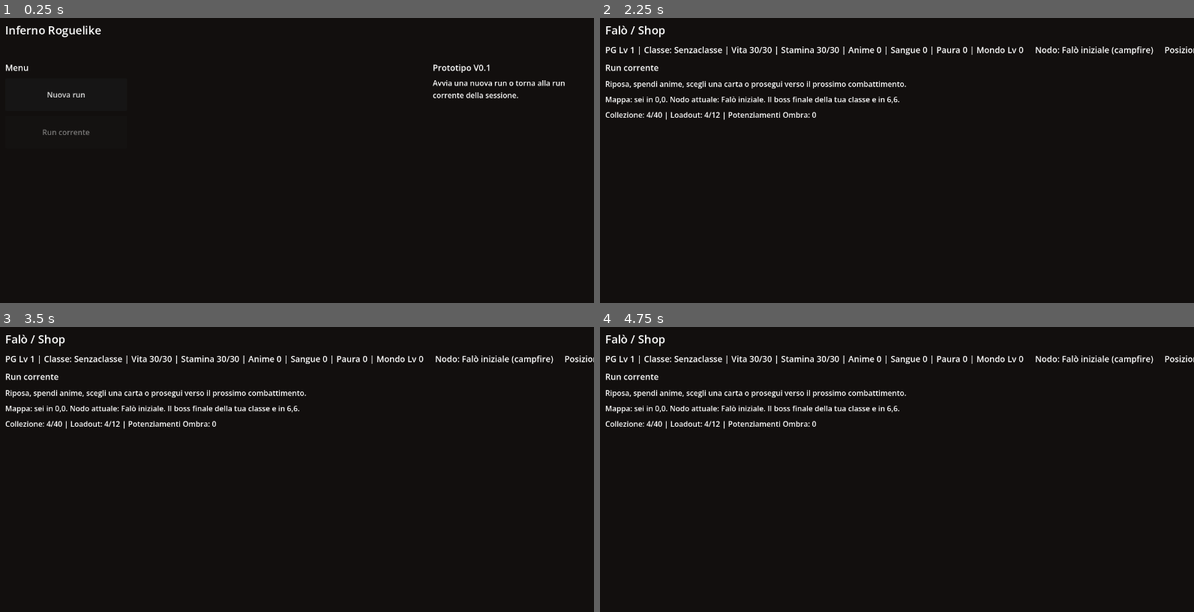
Above: before the commit, frames 1-4 (two rows, left to right).
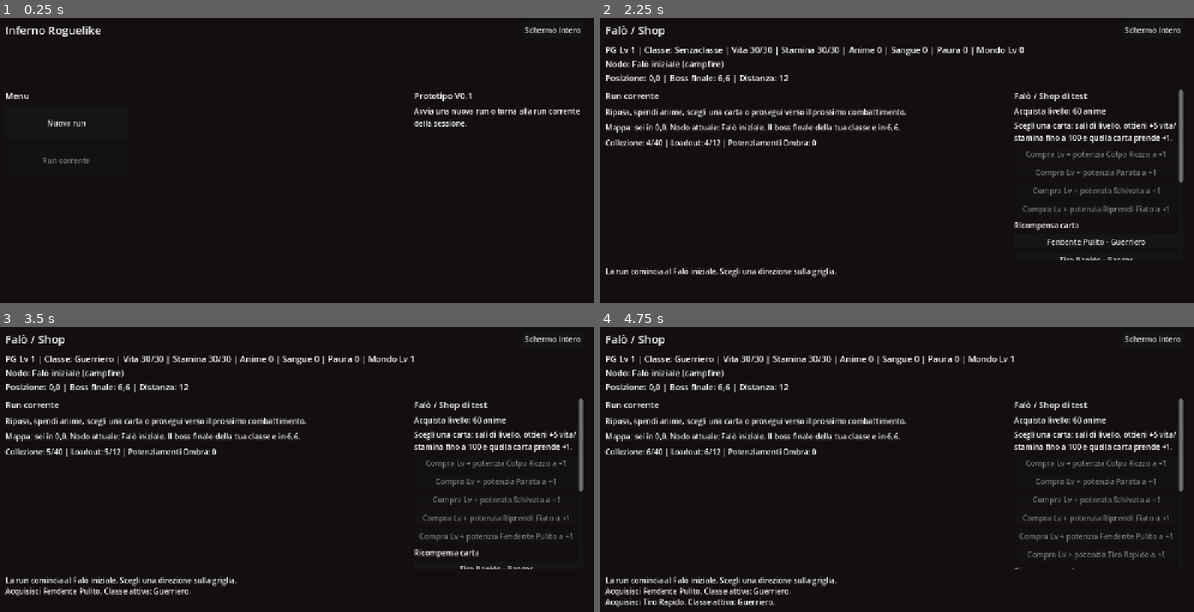
Above: after the commit, the same moments.

Repository: Chivas1504/Gioco
Game: Godot game, scene res://scenes/main.tscn
The game is run twice, just before and just after one commit, with the same random seed, the same clock (stepped at 60 frames per second) and the same inputs.
Inputs (mouse positions are in pixels of both pictures, inside the frame that each line leads up to):
- Up to frame 1 (0.25 s): no input
- Up to frame 2 (2.25 s): click (1152, 29) at 0.5 s, where only the run after the commit has a clickable "Schermo intero"; click (1164, 29) at 1.25 s, where only the run after the commit has a clickable "Finestra"; click "Nuova run" at 2 s
- Up to frame 3 (3.5 s): click (498, 552) at 2.75 s, where only the run after the commit has a clickable "Fendente Pulito - Guerriero"
- Up to frame 4 (4.75 s): click (1098, 569) at 3.5 s, where only the run after the commit has a clickable "Tiro Rapido - Ranger"; click (1098, 586) at 4.25 s, where only the run after the commit has a clickable "Dardo Occulto - Mago"

The runs differ from the first frame. In frame 1, 1.9% of the frame differs, in the area x 1-98%, y 2-52%; in frame 2, 8.9%; in frame 3, 9.7%; in frame 4, 10%, in the area x 0-100%, y 2-99%.

Commit message:
Make UI responsive and add fullscreen toggle

Diff:
--- a/project.godot
+++ b/project.godot
@@ -23,6 +23,9 @@
 
 window/size/viewport_width=1280
 window/size/viewport_height=720
+window/size/resizable=true
+window/stretch/mode="canvas_items"
+window/stretch/aspect="expand"
 
 [rendering]
 
--- a/scripts/main.gd
+++ b/scripts/main.gd
@@ -18,6 +18,7 @@
 var has_current_run = false
 
 var screen_title: Label
+var fullscreen_button: Button
 var player_label: Label
 var enemy_label: Label
 var intent_label: Label
@@ -25,6 +26,7 @@
 var cards_title: Label
 var card_grid: GridContainer
 var safe_panel: VBoxContainer
+var action_scroll: ScrollContainer
 var end_intent_button: Button
 var defeat_snapshot_saved = false
 
@@ -49,24 +51,40 @@
 	root.offset_bottom = -20
 	add_child(root)
 
+	var title_row = HBoxContainer.new()
+	title_row.add_theme_constant_override("separation", 12)
+	root.add_child(title_row)
+
 	screen_title = Label.new()
 	screen_title.text = "Inferno Roguelike - Combat Prototype V0.1"
+	screen_title.size_flags_horizontal = Control.SIZE_EXPAND_FILL
 	screen_title.add_theme_font_size_override("font_size", 24)
-	root.add_child(screen_title)
-
-	var status_row = HBoxContainer.new()
-	status_row.add_theme_constant_override("separation", 24)
+	title_row.add_child(screen_title)
+
+	fullscreen_button = Button.new()
+	fullscreen_button.text = "Schermo intero"
+	fullscreen_button.pressed.connect(_toggle_fullscreen)
+	title_row.add_child(fullscreen_button)
+
+	var status_row = VBoxContainer.new()
+	status_row.add_theme_constant_override("separation", 4)
 	root.add_child(status_row)
 
 	player_label = Label.new()
+	player_label.size_flags_horizontal = Control.SIZE_EXPAND_FILL
+	player_label.autowrap_mode = TextServer.AUTOWRAP_WORD_SMART
 	player_label.add_theme_font_size_override("font_size", 18)
 	status_row.add_child(player_label)
 
 	enemy_label = Label.new()
+	enemy_label.size_flags_horizontal = Control.SIZE_EXPAND_FILL
+	enemy_label.autowrap_mode = TextServer.AUTOWRAP_WORD_SMART
 	enemy_label.add_theme_font_size_override("font_size", 18)
 	status_row.add_child(enemy_label)
 
 	intent_label = Label.new()
+	intent_label.size_flags_horizontal = Control.SIZE_EXPAND_FILL
+	intent_label.autowrap_mode = TextServer.AUTOWRAP_WORD_SMART
 	intent_label.add_theme_font_size_override("font_size", 18)
 	status_row.add_child(intent_label)
 
@@ -76,6 +94,7 @@
 	root.add_child(content_row)
 
 	var left_column = VBoxContainer.new()
+	left_column.custom_minimum_size = Vector2(520, 0)
 	left_column.size_flags_horizontal = Control.SIZE_EXPAND_FILL
 	left_column.add_theme_constant_override("separation", 10)
 	content_row.add_child(left_column)
@@ -98,16 +117,47 @@
 	end_intent_button.pressed.connect(_on_end_intent_pressed)
 	left_column.add_child(end_intent_button)
 
+	action_scroll = ScrollContainer.new()
+	action_scroll.custom_minimum_size = Vector2(360, 0)
+	action_scroll.size_flags_vertical = Control.SIZE_EXPAND_FILL
+	action_scroll.horizontal_scroll_mode = 0
+	content_row.add_child(action_scroll)
+
 	safe_panel = VBoxContainer.new()
-	safe_panel.custom_minimum_size = Vector2(320, 0)
+	safe_panel.custom_minimum_size = Vector2(340, 0)
+	safe_panel.size_flags_horizontal = Control.SIZE_EXPAND_FILL
 	safe_panel.add_theme_constant_override("separation", 8)
-	content_row.add_child(safe_panel)
+	action_scroll.add_child(safe_panel)
 
 	log_label = RichTextLabel.new()
 	log_label.custom_minimum_size = Vector2(0, 160)
 	log_label.fit_content = true
 	log_label.scroll_following = true
 	root.add_child(log_label)
+
+
+func _unhandled_input(event: InputEvent) -> void:
+	if event is InputEventKey and event.pressed and not event.echo:
+		if event.keycode == KEY_F11:
+			_toggle_fullscreen()
+
+
+func _toggle_fullscreen() -> void:
+	var current_mode = DisplayServer.window_get_mode()
+	if current_mode == DisplayServer.WINDOW_MODE_FULLSCREEN:
+		DisplayServer.window_set_mode(DisplayServer.WINDOW_MODE_WINDOWED)
+	else:
+		DisplayServer.window_set_mode(DisplayServer.WINDOW_MODE_FULLSCREEN)
+	_refresh_fullscreen_button()
+
+
+func _refresh_fullscreen_button() -> void:
+	if fullscreen_button == null:
+		return
+	if DisplayServer.window_get_mode() == DisplayServer.WINDOW_MODE_FULLSCREEN:
+		fullscreen_button.text = "Finestra"
+	else:
+		fullscreen_button.text = "Schermo intero"
 
 
 func _show_start_menu() -> void:
@@ -156,6 +206,7 @@
 
 
 func _refresh_ui() -> void:
+	_refresh_fullscreen_button()
 	if screen_mode == SCREEN_MENU:
 		_render_start_menu()
 		log_label.text = "\n".join(log_lines)
Not shown, changed: README.md
